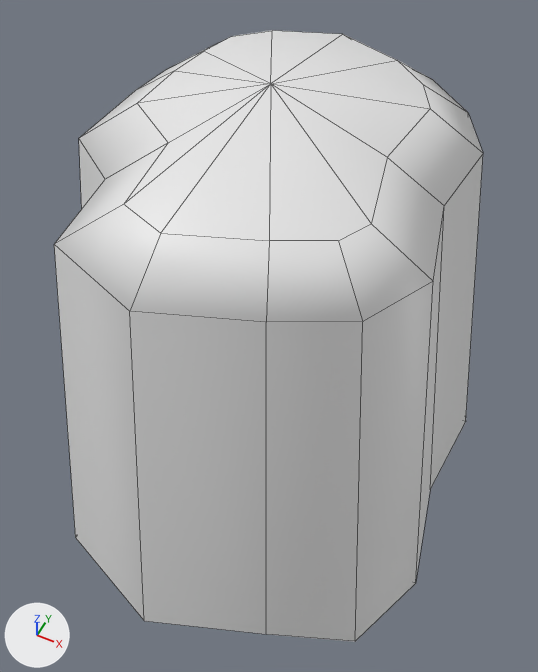
One commit to the FBX model Assets/Landscape/islands/sm_island_01_a.fbx: the scene before it, then after it.
One viewpoint serves both versions: a 50 mm lens placed at (17.7, -36.8, 58.1), pointed at (0.5, -2.5, 15.2). Every picture has the same lights, and +X, +Y and +Z are marked at lower left. The older version comes first. Mesh edges are drawn as thin lines. Where no turn or scale is listed for an object, it has been applied to the vertices.

Names of what the first picture shows: 'sm_island_01_a'.
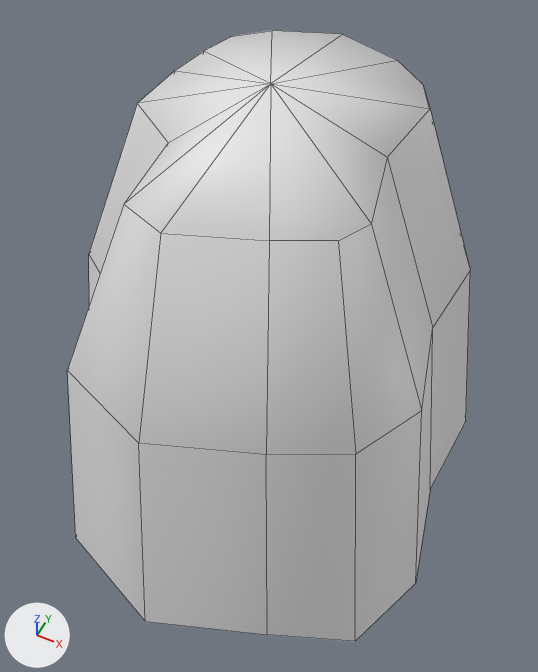
The edits, one by one:
me_cube is used by ob_sm_island_01_a; location (0.0, 0.0, 0.0).
me_cube had 58 vertices, 61 faces and spanned x -17.0..17.0, y -21.3..21.3, z 0.0..34.7.
me_cube now has 49 vertices, 45 faces and spans x -17.0..17.0, y -21.3..21.3, z 0.0..34.7.
Part 1, on me_cube:
11 vertices are removed from x -9.9..8.0, y -21.3..10.6, z 0.0.
19 faces are deleted.
16 vertices move from x -12.7..12.6, y -16.0..16.1, z 29.9 to x -13.8..13.8, y -17.5..17.5, z 19.6.
2 vertices are added at (-0.8, -21.3, 0.0), (8.1, -17.9, 0.0).
3 new faces join them.

Location of each change, (x1, y1, x2, y2) in pixels of the pictures (538 x 672 px; the box of a moved part takes in the faces that stretch with it):
'sm_island_01_a', reshaped (6% narrower): before (54, 30, 483, 642); after (67, 30, 470, 642)
part 1 of me_cube, moved or reshaped: before (54, 37, 483, 639); after (67, 103, 470, 639)
